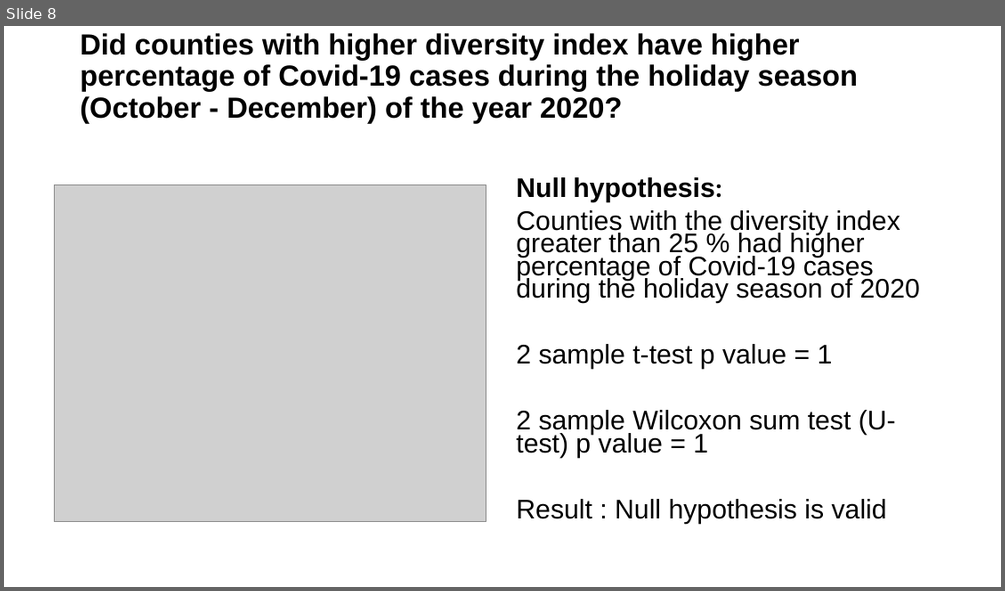
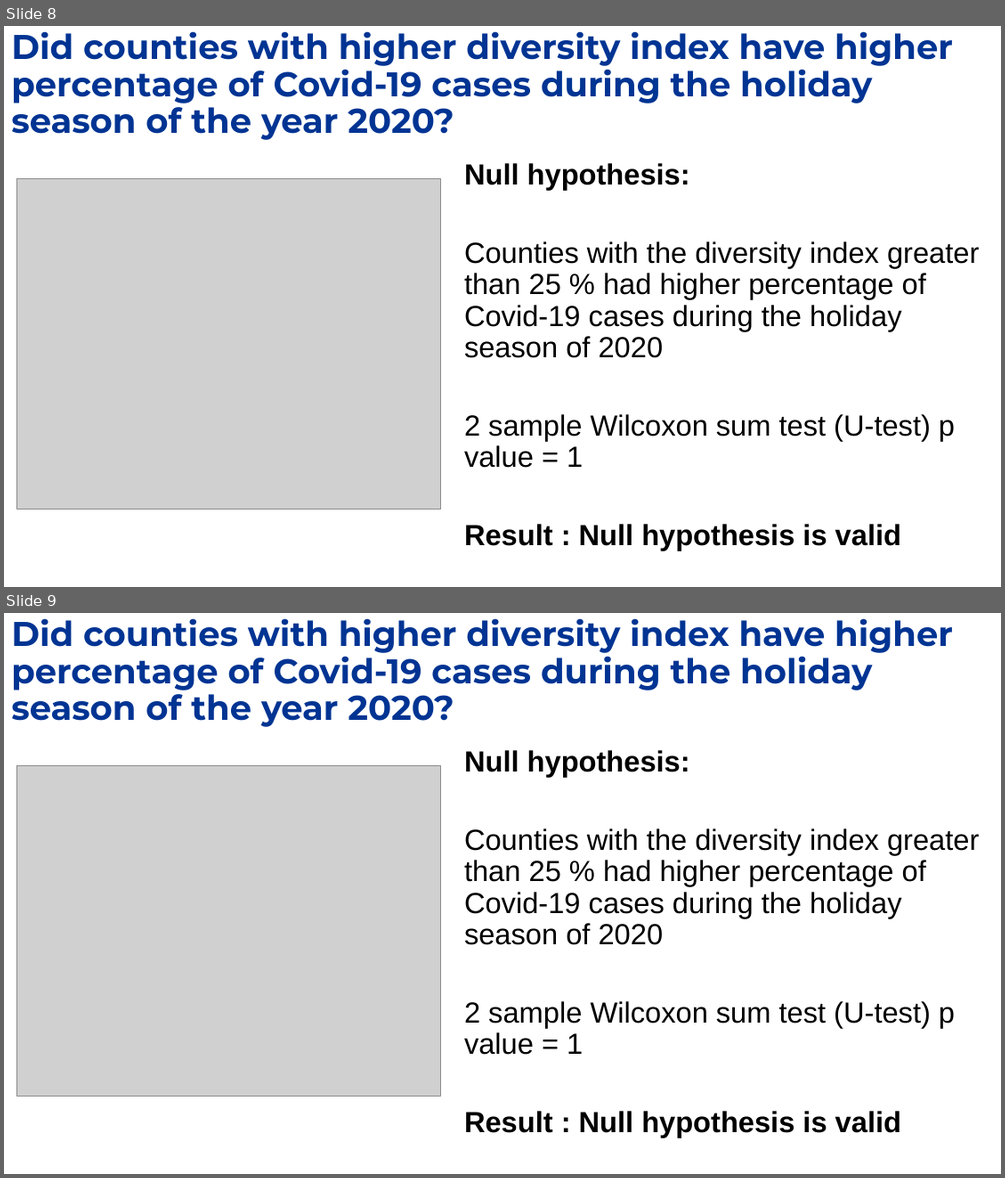
Before and after one commit to sht150/CHE-Math-Project-updated, a slide deck: Presentation.pptx. Shown one above the other, each under a label of ours: slide 8 before the commit, slides 8 and 9 after it. The pictures are 1005x591 and 1005x1178 pixels, drawn with LibreOffice and Linux fonts; fonts in the diff are those of the drawing; grey boxes stand for pictures; background and template pictures are left out. Boxes give left, top, right and bottom in pixels: in the first picture for what was removed or moved away, otherwise in the second. Text is boxed around its words. In the diff, an @@ line names an element or a change of style, - is before the commit and + after.

```diff
--- a/Presentation.pptx
+++ b/Presentation.pptx
@@ slide 9 added at <box>4,613,1001,1174</box>, background #FFFFFF @@
@@ title added at <box>11,618,953,721</box>, 33 pt, text #003493, bold @@
+Did counties with higher diversity index have higher percentage of Covid-19 cases during the holiday season of the year 2020?
@@ picture added at <box>16,765,441,1096</box> @@
@@ text added at <box>464,750,979,1137</box>, 28 pt, text #000000 @@
+Null hypothesis:
+Counties with the diversity index greater than 25 % had higher percentage of Covid-19 cases during the holiday season of 2020
+2 sample Wilcoxon sum test (U-test) p value = 1
+Result : Null hypothesis is valid
@@ slide 8 changed as well @@
@@ title "Did counties with higher diversity ..." at <box>11,31,953,134</box>: vertical alignment middle to top @@
@@ title at <box>11,31,953,134</box>: text changed; size 28 to 33 pt; font Arial to Montserrat; text colour #000000 to #003493 @@
-Did counties with higher diversity index have higher percentage of Covid-19 cases during the holiday season (October - December) of the year 2020?
+Did counties with higher diversity index have higher percentage of Covid-19 cases during the holiday season of the year 2020?
@@ text "Null hypothesis:": place and size @@
-text "Null hypothesis:" at <box>516,177,920,524</box>
+text "Null hypothesis:" at <box>464,163,979,550</box>
@@ text "Null hypothesis:" at <box>464,163,979,550</box>: size 25.9 to 28 pt; font Calibri to Arial in "hypothesis:"; bold on in "Result : Null hypothesis is valid"; line spacing 0.7 to 0.9; less space between paragraphs @@
@@ picture: place and size @@
-picture at <box>54,185,485,522</box>
+picture at <box>16,178,441,509</box>
@@ text at <box>516,344,833,369</box>: paragraph removed @@
-2 sample t-test p value = 1
```
Also in this commit, not shown: 4 other slides changed, 3 other slides added, 3 slides removed, 1 other file.
